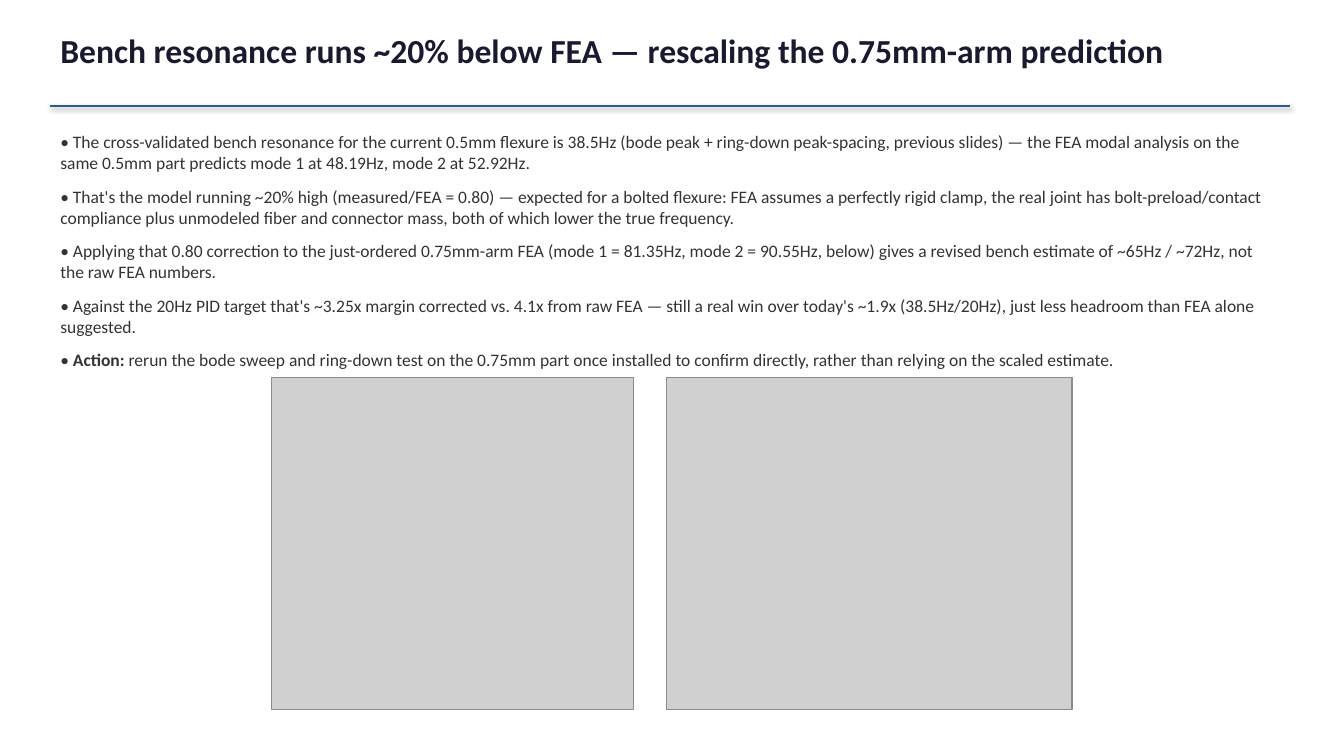
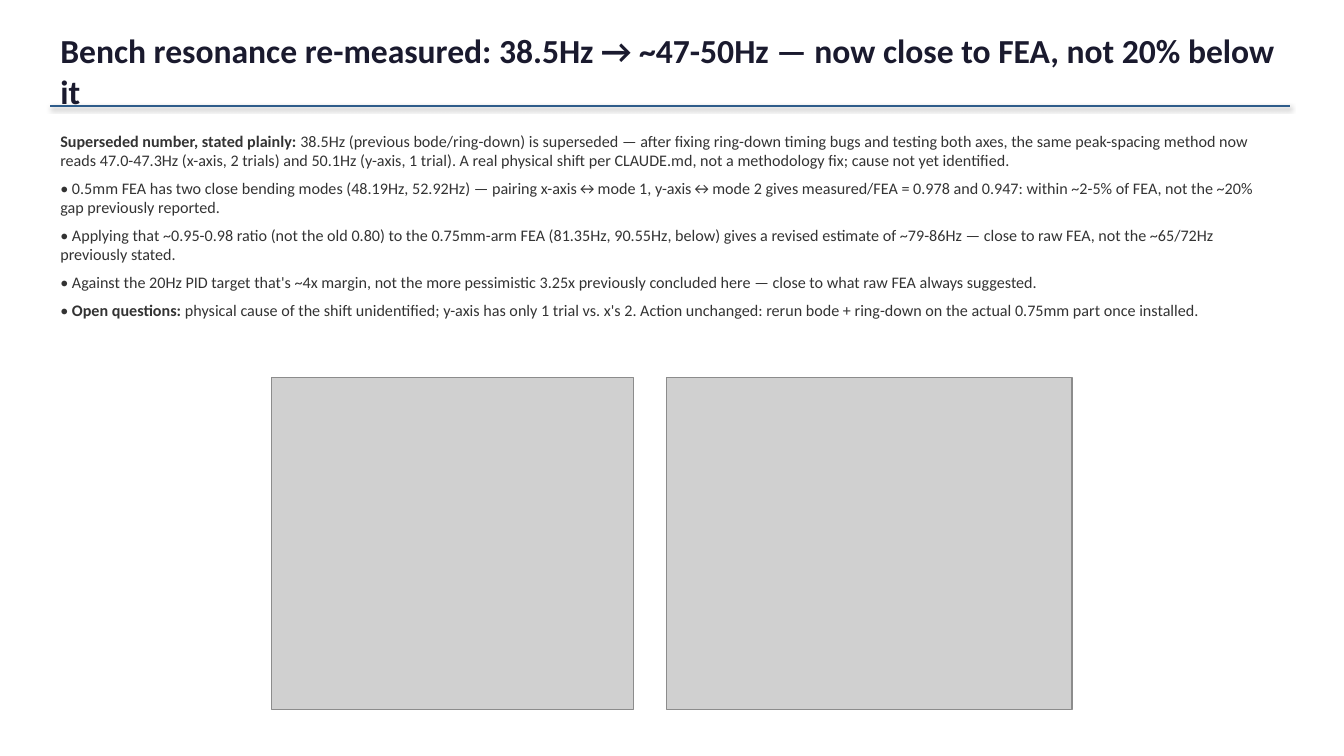
Before and after one commit to ucsbdeepspace/rpi_camera_system, a slide deck: slide 21 of docs/session_results_2026-08-18_pid_tuning.pptx. Drawn at 1344x756 pixels with LibreOffice and Linux fonts; fonts in the diff are those of the drawing; grey boxes stand for pictures. Boxes give left, top, right and bottom in pixels: in the first picture for what was removed or moved away, otherwise in the second. Text is boxed around its words. In the diff, an @@ line names an element or a change of style, - is before the commit and + after.

Commit message:
docs: update FEA-vs-bench slides with re-measured ring-down resonance (38.5Hz -> 47-50Hz, superseded)

```diff
--- a/docs/session_results_2026-08-18_pid_tuning.pptx
+++ b/docs/session_results_2026-08-18_pid_tuning.pptx
@@ text at (60,39,1274,68): text changed @@
-Bench resonance runs ~20% below FEA — rescaling the 0.75mm-arm prediction
+Bench resonance re-measured: 38.5Hz → ~47-50Hz — now close to FEA, not 20% below it
@@ text at (60,135,1253,319): text changed; size 12.5 to 11.5 pt @@
-• The cross-validated bench resonance for the current 0.5mm flexure is 38.5Hz (bode peak + ring-down peak-spacing, previous slides) — the FEA modal analysis on the same 0.5mm part predicts mode 1 at 48.19Hz, mode 2 at 52.92Hz.
-• That's the model running ~20% high (measured/FEA = 0.80) — expected for a bolted flexure: FEA assumes a perfectly rigid clamp, the real joint has bolt-preload/contact compliance plus unmodeled fiber and connector mass, both of which lower the true frequency.
-• Applying that 0.80 correction to the just-ordered 0.75mm-arm FEA (mode 1 = 81.35Hz, mode 2 = 90.55Hz, below) gives a revised bench estimate of ~65Hz / ~72Hz, not the raw FEA numbers.
-• Against the 20Hz PID target that's ~3.25x margin corrected vs. 4.1x from raw FEA — still a real win over today's ~1.9x (38.5Hz/20Hz), just less headroom than FEA alone suggested.
-• Action: rerun the bode sweep and ring-down test on the 0.75mm part once installed to confirm directly, rather than relying on the scaled estimate.
+Superseded number, stated plainly: 38.5Hz (previous bode/ring-down) is superseded — after fixing ring-down timing bugs and testing both axes, the same peak-spacing method now reads 47.0-47.3Hz (x-axis, 2 trials) and 50.1Hz (y-axis, 1 trial). A real physical shift per CLAUDE.md, not a methodology fix; cause not yet identified.
+• 0.5mm FEA has two close bending modes (48.19Hz, 52.92Hz) — pairing x-axis↔mode 1, y-axis↔mode 2 gives measured/FEA = 0.978 and 0.947: within ~2-5% of FEA, not the ~20% gap previously reported.
+• Applying that ~0.95-0.98 ratio (not the old 0.80) to the 0.75mm-arm FEA (81.35Hz, 90.55Hz, below) gives a revised estimate of ~79-86Hz — close to raw FEA, not the ~65/72Hz previously stated.
+• Against the 20Hz PID target that's ~4x margin, not the more pessimistic 3.25x previously concluded here — close to what raw FEA always suggested.
+• Open questions: physical cause of the shift unidentified; y-axis has only 1 trial vs. x's 2. Action unchanged: rerun bode + ring-down on the actual 0.75mm part once installed.
```
Also in this commit, not shown: 1 other slide changed.
